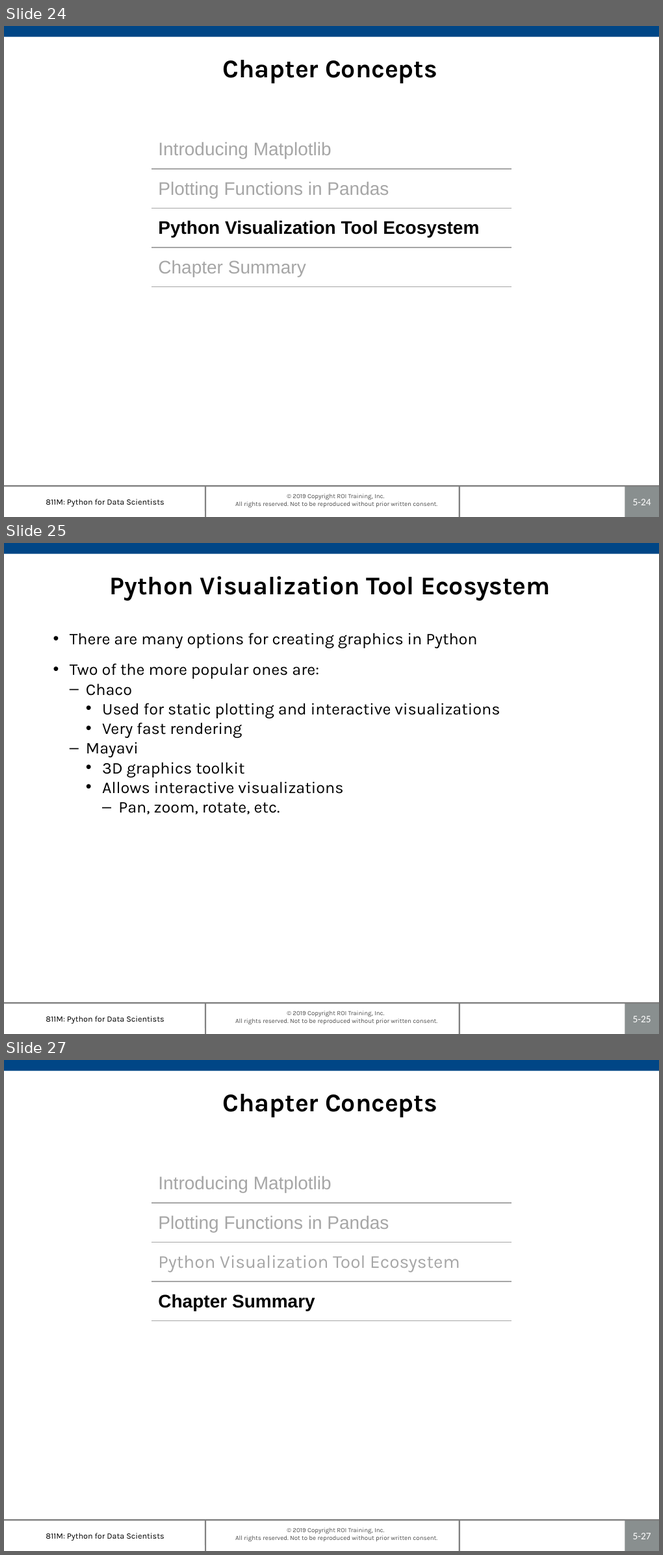
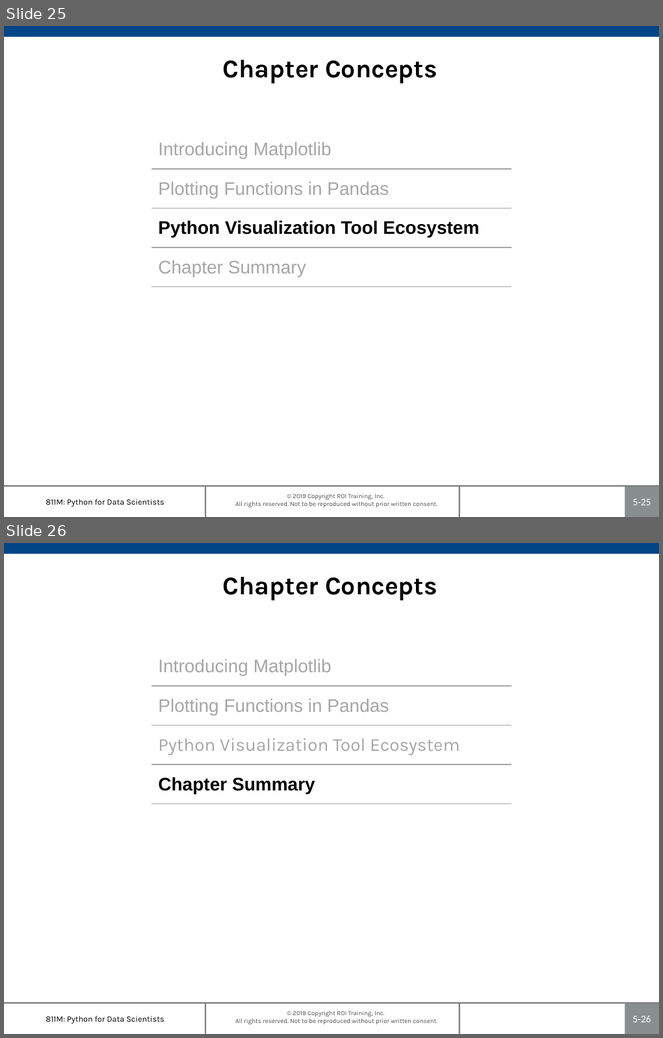
Before and after one commit to roitraining/PythonML, a slide deck: 811M-Ch05_PlottingAndVisualization.pptx. Shown one above the other, each under a label of ours: slides 24, 25 and 27 before the commit, slides 25 and 26 after it; the slides between them are not shown. The pictures are 663x1555 and 663x1038 pixels, drawn with LibreOffice and Linux fonts; fonts in the diff are those of the drawing; background and template pictures are left out. Boxes give left, top, right and bottom in pixels: in the first picture for what was removed or moved away, otherwise in the second. Text is boxed around its words. In the diff, an @@ line names an element or a change of style, - is before the commit and + after.

```diff
--- a/811M-Ch05_PlottingAndVisualization.pptx
+++ b/811M-Ch05_PlottingAndVisualization.pptx
@@ slide 25 removed at <box>4,543,659,1034</box>, background #FFFFFF; not listed: 7 template elements that a slide beside it also shows @@
@@ title removed at <box>110,576,551,601</box> @@
-Python Visualization Tool Ecosystem
@@ text removed at <box>70,633,500,815</box> @@
-• There are many options for creating graphics in Python
-• Two of the more popular ones are:
-  – Chaco
-    • Used for static plotting and interactive visualizations
-    • Very fast rendering
-  – Mayavi
-    • 3D graphics toolkit
-    • Allows interactive visualizations
-      – Pan, zoom, rotate, etc.
@@ what was slide 24 is now slide 25 @@
@@ page number at <box>633,499,651,506</box>: text changed @@
-5-24
+5-25
@@ what was slide 27 is now slide 26 @@
@@ page number at <box>633,1016,651,1023</box>: text changed @@
-5-27
+5-26
```
Also in this commit, not shown: 2 slides changed, 1 slide added, 1 other slide removed, 6 other files.
